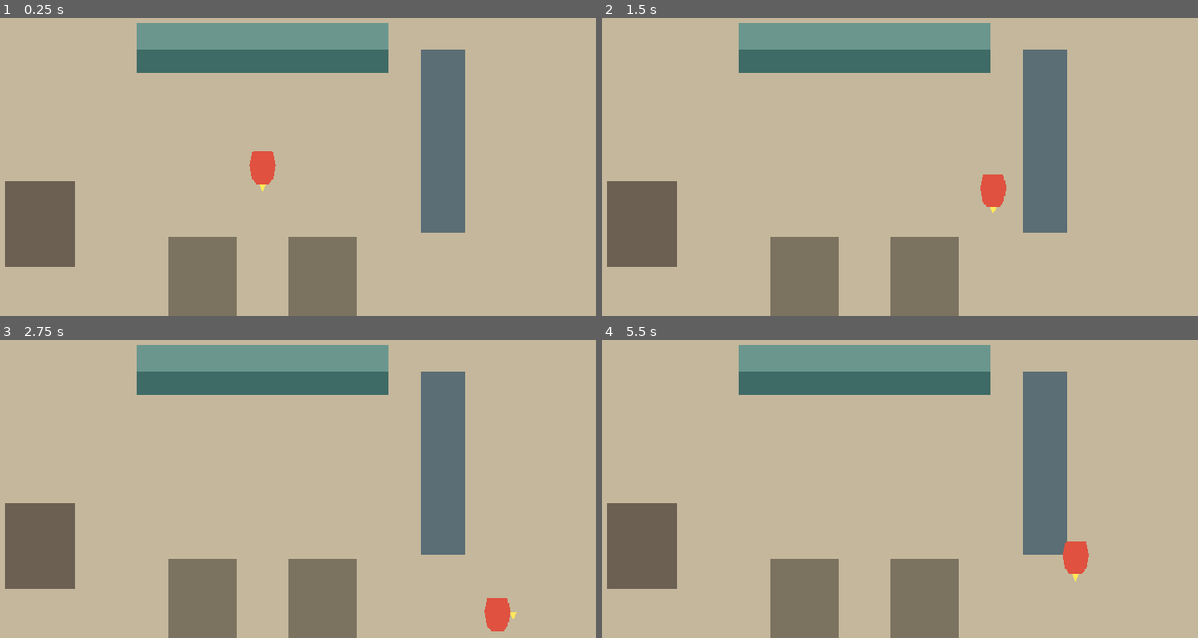
Above: before the commit, frames 1-4 (two rows, left to right).
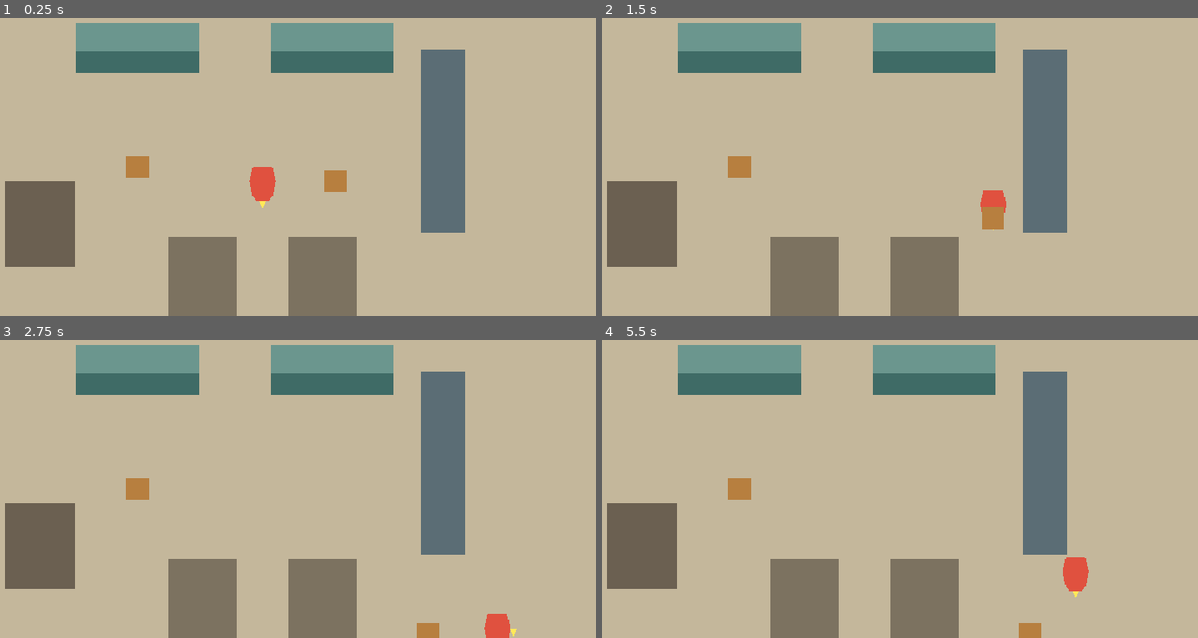
Above: after the commit, the same moments.

Repository: lcy2333orz-crypto/midemalatang3d
Game: Godot game, scene res://scenes/main.tscn
Same seed, same stepped clock (60 frames per second), same inputs: the game is played once before the commit and once after it.
Inputs:
- Up to frame 1 (0.25 s): no input
- Up to frame 2 (1.5 s): tap Enter at 0.5 s; hold D (gameplay_move_right) 0.53-1.28 s; tap H (gameplay_interact, bound only after the commit) at 0.6, 1.35 s; hold S (gameplay_move_down) from 1.28 s (still down)
- Up to frame 3 (2.75 s): release S (gameplay_move_down) at 2.03 s; hold D (gameplay_move_right) from 2.03 s (still down); tap H (gameplay_interact, bound only after the commit) at 2.1 s
- Up to frame 4 (5.5 s): release D (gameplay_move_right) at 2.78 s; hold W (gameplay_move_up) 2.78-3.53 s; tap H (gameplay_interact, bound only after the commit) every 0.75 s from 2.85 to 5.1 s; hold A (gameplay_move_left) 3.53-5.03 s; tap Space at 4.25 s; tap Enter at 5 s; hold S (gameplay_move_down) from 5.03 s (still down)

The runs differ from the first frame. In frame 1, 5.1% of the frame differs, in the area x 12-67%, y 1-64%; in frame 2, 4.9%; in frame 3, 4.9%; in frame 4, 5.0%.

Commit message:
2dd

Diff:
--- a/project.godot
+++ b/project.godot
@@ -54,3 +54,15 @@
 , Object(InputEventJoypadButton,"resource_local_to_scene":false,"resource_name":"","device":-1,"button_index":12,"pressure":0.0,"pressed":false,"script":null)
 ]
 }
+gameplay_interact={
+"deadzone": 0.5,
+"events": [Object(InputEventKey,"resource_local_to_scene":false,"resource_name":"","device":-1,"window_id":0,"alt_pressed":false,"shift_pressed":false,"ctrl_pressed":false,"meta_pressed":false,"pressed":false,"keycode":0,"physical_keycode":72,"key_label":0,"unicode":104,"location":0,"echo":false,"script":null)
+, Object(InputEventJoypadButton,"resource_local_to_scene":false,"resource_name":"","device":-1,"button_index":0,"pressure":0.0,"pressed":false,"script":null)
+]
+}
+
+[layer_names]
+
+2d_physics/layer_1="World"
+2d_physics/layer_2="Player"
+2d_physics/layer_3="Interactable"
--- a/scenes/movement_test.tscn
+++ b/scenes/movement_test.tscn
@@ -1,15 +1,14 @@
-[gd_scene load_steps=8 format=3]
+[gd_scene load_steps=9 format=3]
 
 [ext_resource type="PackedScene" path="res://scenes/player.tscn" id="1_player"]
+[ext_resource type="PackedScene" path="res://scenes/test_carryable.tscn" id="2_carryable"]
+[ext_resource type="PackedScene" path="res://scenes/test_counter.tscn" id="3_counter"]
 
 [sub_resource type="RectangleShape2D" id="RectangleShape2D_wall_horizontal"]
 size = Vector2(1280, 32)
 
 [sub_resource type="RectangleShape2D" id="RectangleShape2D_wall_vertical"]
 size = Vector2(32, 656)
-
-[sub_resource type="RectangleShape2D" id="RectangleShape2D_counter"]
-size = Vector2(360, 18)
 
 [sub_resource type="RectangleShape2D" id="RectangleShape2D_vertical_obstacle"]
 size = Vector2(64, 240)
@@ -76,12 +75,6 @@
 [node name="CollisionShape2D" type="CollisionShape2D" parent="WorldCollision/PassageRight"]
 shape = SubResource("RectangleShape2D_passage_obstacle")
 
-[node name="CounterPlaceholder" type="StaticBody2D" parent="WorldCollision"]
-position = Vector2(0, -89)
-
-[node name="CollisionShape2D" type="CollisionShape2D" parent="WorldCollision/CounterPlaceholder"]
-shape = SubResource("RectangleShape2D_counter")
-
 [node name="BoundaryVisuals" type="Node2D" parent="."]
 
 [node name="TopWallVisual" type="Polygon2D" parent="BoundaryVisuals"]
@@ -103,16 +96,17 @@
 [node name="YSortWorld" type="Node2D" parent="."]
 y_sort_enabled = true
 
-[node name="CounterPlaceholder" type="Node2D" parent="YSortWorld"]
-position = Vector2(0, -80)
+[node name="TestCounterA" parent="YSortWorld" instance=ExtResource("3_counter")]
+position = Vector2(-180, -80)
 
-[node name="CounterTop" type="Polygon2D" parent="YSortWorld/CounterPlaceholder"]
-polygon = PackedVector2Array(-180, -72, 180, -72, 180, -34, -180, -34)
-color = Color(0.42, 0.59, 0.56, 1)
+[node name="TestCounterB" parent="YSortWorld" instance=ExtResource("3_counter")]
+position = Vector2(100, -80)
 
-[node name="CounterFront" type="Polygon2D" parent="YSortWorld/CounterPlaceholder"]
-polygon = PackedVector2Array(-180, -34, 180, -34, 180, 0, -180, 0)
-color = Color(0.25, 0.42, 0.4, 1)
+[node name="TestCarryableA" parent="YSortWorld" instance=ExtResource("2_carryable")]
+position = Vector2(-180, 72)
+
+[node name="TestCarryableB" parent="YSortWorld" instance=ExtResource("2_carryable")]
+position = Vector2(105, 92)
 
 [node name="VerticalObstacle" type="Node2D" parent="YSortWorld"]
 position = Vector2(260, 150)
@@ -143,7 +137,7 @@
 color = Color(0.49, 0.45, 0.38, 1)
 
 [node name="Player" parent="YSortWorld" instance=ExtResource("1_player")]
-position = Vector2(0, 80)
+position = Vector2(0, 104)
 
 [node name="Camera2D" type="Camera2D" parent="."]
 rotation = 0.0
--- a/scenes/player.tscn
+++ b/scenes/player.tscn
@@ -1,13 +1,20 @@
-[gd_scene load_steps=4 format=3]
+[gd_scene load_steps=7 format=3]
 
 [ext_resource type="Script" path="res://scripts/player_controller.gd" id="1_controller"]
 [ext_resource type="Script" path="res://scripts/local_player_input.gd" id="2_input"]
+[ext_resource type="Script" path="res://scripts/player_carry.gd" id="3_carry"]
+[ext_resource type="Script" path="res://scripts/player_interactor.gd" id="4_interactor"]
 
 [sub_resource type="CapsuleShape2D" id="CapsuleShape2D_player"]
 radius = 12.0
 height = 34.0
 
+[sub_resource type="CircleShape2D" id="CircleShape2D_interaction"]
+radius = 76.0
+
 [node name="Player" type="CharacterBody2D"]
+collision_layer = 2
+collision_mask = 1
 script = ExtResource("1_controller")
 
 [node name="CollisionShape2D" type="CollisionShape2D" parent="."]
@@ -25,6 +32,24 @@
 polygon = PackedVector2Array(-5, -5, 5, -5, 0, 5)
 color = Color(1, 0.91, 0.35, 1)
 
+[node name="HoldAnchor" type="Marker2D" parent="."]
+position = Vector2(0, 8)
+z_index = 1
+
+[node name="InteractionArea" type="Area2D" parent="."]
+collision_layer = 0
+collision_mask = 4
+
+[node name="CollisionShape2D" type="CollisionShape2D" parent="InteractionArea"]
+position = Vector2(0, -20)
+shape = SubResource("CircleShape2D_interaction")
+
+[node name="PlayerCarry" type="Node" parent="."]
+script = ExtResource("3_carry")
+
+[node name="PlayerInteractor" type="Node" parent="."]
+script = ExtResource("4_interactor")
+
 [node name="LocalPlayerInput" type="Node" parent="."]
 process_physics_priority = -100
 script = ExtResource("2_input")
--- /dev/null
+++ b/scenes/test_carryable.tscn
@@ -0,0 +1,26 @@
+[gd_scene load_steps=3 format=3]
+
+[ext_resource type="Script" path="res://scripts/carryable.gd" id="1_carryable"]
+
+[sub_resource type="RectangleShape2D" id="RectangleShape2D_carryable"]
+size = Vector2(32, 32)
+
+[node name="TestCarryable" type="Area2D"]
+collision_layer = 4
+collision_mask = 0
+monitoring = false
+script = ExtResource("1_carryable")
+
+[node name="Visual" type="Polygon2D" parent="."]
+polygon = PackedVector2Array(-16, -32, 16, -32, 16, 0, -16, 0)
+color = Color(0.72, 0.5, 0.25, 1)
+
+[node name="Highlight" type="Polygon2D" parent="."]
+visible = false
+z_index = -1
+polygon = PackedVector2Array(-20, -36, 20, -36, 20, 4, -20, 4)
+color = Color(1, 0.9, 0.25, 0.7)
+
+[node name="CollisionShape2D" type="CollisionShape2D" parent="."]
+position = Vector2(0, -16)
+shape = SubResource("RectangleShape2D_carryable")
--- /dev/null
+++ b/scenes/test_counter.tscn
@@ -0,0 +1,45 @@
+[gd_scene load_steps=4 format=3]
+
+[ext_resource type="Script" path="res://scripts/placement_surface.gd" id="1_surface"]
+
+[sub_resource type="RectangleShape2D" id="RectangleShape2D_interaction"]
+size = Vector2(216, 112)
+
+[sub_resource type="RectangleShape2D" id="RectangleShape2D_static"]
+size = Vector2(176, 40)
+
+[node name="TestCounter" type="Area2D"]
+collision_layer = 4
+collision_mask = 0
+monitoring = false
+script = ExtResource("1_surface")
+
+[node name="CounterTop" type="Polygon2D" parent="."]
+polygon = PackedVector2Array(-88, -72, 88, -72, 88, -32, -88, -32)
+color = Color(0.42, 0.59, 0.56, 1)
+
+[node name="CounterFront" type="Polygon2D" parent="."]
+polygon = PackedVector2Array(-88, -32, 88, -32, 88, 0, -88, 0)
+color = Color(0.25, 0.42, 0.4, 1)
+
+[node name="Highlight" type="Polygon2D" parent="."]
+visible = false
+z_index = -1
+polygon = PackedVector2Array(-93, -77, 93, -77, 93, 5, -93, 5)
+color = Color(0.95, 0.9, 0.3, 0.62)
+
+[node name="ItemAnchor" type="Marker2D" parent="."]
+position = Vector2(0, -40)
+z_index = 1
+
+[node name="InteractionShape" type="CollisionShape2D" parent="."]
+position = Vector2(0, -36)
+shape = SubResource("RectangleShape2D_interaction")
+
+[node name="StaticBody2D" type="StaticBody2D" parent="."]
+collision_layer = 1
+collision_mask = 1
+
+[node name="CollisionShape2D" type="CollisionShape2D" parent="StaticBody2D"]
+position = Vector2(0, -20)
+shape = SubResource("RectangleShape2D_static")
--- /dev/null
+++ b/scripts/carryable.gd
@@ -0,0 +1,76 @@
+class_name Carryable
+extends Area2D
+
+const INTERACTABLE_LAYER := 1 << 2
+
+@onready var _highlight: CanvasItem = $Highlight
+
+var current_holder: PlayerCarry = null
+var current_surface: PlacementSurface = null
+
+
+func can_interact(player_carry: PlayerCarry) -> bool:
+	return (
+		player_carry != null
+		and not player_carry.has_item()
+		and current_holder == null
+		and current_surface == null
+	)
+
+
+func interact(player_carry: PlayerCarry) -> bool:
+	if not can_interact(player_carry):
+		return false
+	return player_carry.pickup(self)
+
+
+func set_highlighted(is_highlighted: bool) -> void:
+	_highlight.visible = is_highlighted
+
+
+func _set_held_state(holder: PlayerCarry, hold_anchor: Marker2D) -> bool:
+	if holder == null or hold_anchor == null or current_holder != null:
+		return false
+
+	if current_surface != null and not current_surface.release_item(self):
+		return false
+
+	current_holder = holder
+	current_surface = null
+	_set_interaction_enabled(false)
+	reparent(hold_anchor, false)
+	position = Vector2.ZERO
+	return true
+
+
+func _set_placed_state(surface: PlacementSurface, item_anchor: Marker2D) -> bool:
+	if surface == null or item_anchor == null or current_holder == null or current_surface != null:
+		return false
+
+	current_holder = null
+	current_surface = surface
+	_set_interaction_enabled(false)
+	reparent(item_anchor, false)
+	position = Vector2.ZERO
+	return true
+
+
+func _set_ground_state(world_parent: Node, world_position: Vector2) -> bool:
+	if world_parent == null or current_holder == null:
+		return false
+
+	current_holder = null
+	current_surface = null
+	reparent(world_parent, false)
+	global_position = world_position
+	_set_interaction_enabled(true)
+	return true
+
+
+func _set_interaction_enabled(is_enabled: bool) -> void:
+	collision_layer = INTERACTABLE_LAYER if is_enabled else 0
+	collision_mask = 0
+	monitoring = false
+	monitorable = is_enabled
+	if not is_enabled:
+		set_highlighted(false)
--- a/scripts/local_player_input.gd
+++ b/scripts/local_player_input.gd
@@ -1,6 +1,7 @@
 extends Node
 
 @onready var _player: CharacterBody2D = get_parent() as CharacterBody2D
+@onready var _player_interactor: PlayerInteractor = get_parent().get_node("PlayerInteractor") as PlayerInteractor
 
 
 func _ready() -> void:
@@ -15,3 +16,6 @@
 		&"gameplay_move_down"
 	)
 	_player.call(&"set_move_intent", direction)
+
+	if Input.is_action_just_pressed(&"gameplay_interact"):
+		_player_interactor.request_interact()
--- /dev/null
+++ b/scripts/placement_surface.gd
@@ -0,0 +1,55 @@
+class_name PlacementSurface
+extends Area2D
+
+@onready var _highlight: CanvasItem = $Highlight
+@onready var _item_anchor: Marker2D = $ItemAnchor
+
+var occupied_item: Carryable = null
+
+
+func can_interact(player_carry: PlayerCarry) -> bool:
+	if player_carry == null:
+		return false
+
+	_validate_occupied_item()
+	if player_carry.has_item():
+		return occupied_item == null and player_carry.get_held_item() is Carryable
+	return occupied_item != null
+
+
+func interact(player_carry: PlayerCarry) -> bool:
+	if not can_interact(player_carry):
+		return false
+
+	if player_carry.has_item():
+		return player_carry.place_on(self)
+	return player_carry.pickup(occupied_item)
+
+
+func place_item(item: Carryable) -> bool:
+	_validate_occupied_item()
+	if occupied_item != null or item == null:
+		return false
+	if not item._set_placed_state(self, _item_anchor):
+		return false
+
+	occupied_item = item
+	return true
+
+
+func release_item(item: Carryable) -> bool:
+	_validate_occupied_item()
+	if item == null or occupied_item != item:
+		return false
+
+	occupied_item = null
+	return true
+
+
+func set_highlighted(is_highlighted: bool) -> void:
+	_highlight.visible = is_highlighted
+
+
+func _validate_occupied_item() -> void:
+	if occupied_item != null and not is_instance_valid(occupied_item):
+		occupied_item = null
--- /dev/null
+++ b/scripts/player_carry.gd
@@ -0,0 +1,115 @@
+class_name PlayerCarry
+extends Node
+
+const WORLD_COLLISION_MASK := 1 << 0
+
+@export_range(1.0, 200.0, 1.0) var drop_distance: float = 48.0
+@export var drop_query_size := Vector2(32.0, 32.0)
+@export var drop_query_offset := Vector2(0.0, -16.0)
+@export_range(0.0, 100.0, 1.0) var minimum_drop_distance: float = 28.0
+
+@onready var _player: CharacterBody2D = get_parent() as CharacterBody2D
+@onready var _hold_anchor: Marker2D = get_parent().get_node("HoldAnchor") as Marker2D
+
+var _held_item: Carryable = null
+
+
+func _ready() -> void:
+	_update_hold_anchor()
+
+
+func _physics_process(_delta: float) -> void:
+	_update_hold_anchor()
+
+
+func has_item() -> bool:
+	_validate_held_item()
+	return _held_item != null
+
+
+func get_held_item() -> Carryable:
+	_validate_held_item()
+	return _held_item
+
+
+func pickup(item: Carryable) -> bool:
+	_validate_held_item()
+	if _held_item != null or item == null:
+		return false
+	if not item._set_held_state(self, _hold_anchor):
+		return false
+
+	_held_item = item
+	return true
+
+
+func place_on(surface: PlacementSurface) -> bool:
+	_validate_held_item()
+	if _held_item == null or surface == null:
+		return false
+
+	var item := _held_item
+	if not surface.place_item(item):
+		return false
+
+	_held_item = null
+	return true
+
+
+func drop_to_world(world_position: Vector2) -> bool:
+	_validate_held_item()
+	if _held_item == null or not _is_drop_position_legal(world_position):
+		return false
+
+	var world_parent := _player.get_parent()
+	if world_parent == null:
+		return false
+
+	var item := _held_item
+	if not item._set_ground_state(world_parent, world_position):
+		return false
+
+	_held_item = null
+	return true
+
+
+func _is_drop_position_legal(world_position: Vector2) -> bool:
+	if not _player.is_inside_tree():
+		return false
+	if world_position.distance_to(_player.global_position) < minimum_drop_distance:
+		return false
+
+	var query_shape := RectangleShape2D.new()
+	query_shape.size = drop_query_size
+
+	var query := PhysicsShapeQueryParameters2D.new()
+	query.shape = query_shape
+	query.transform = Transform2D(0.0, world_position + drop_query_offset)
+	query.collision_mask = WORLD_COLLISION_MASK
+	query.collide_with_bodies = true
+	query.collide_with_areas = false
+	query.exclude = [_player.get_rid()]
+
+	var hits := _player.get_world_2d().direct_space_state.intersect_shape(query, 16)
+	return hits.is_empty()
+
+
+func _update_hold_anchor() -> void:
+	match _player.facing:
+		Vector2.UP:
+			_hold_anchor.position = Vector2(0.0, -38.0)
+			_hold_anchor.z_index = -1
+		Vector2.DOWN:
+			_hold_anchor.position = Vector2(0.0, 8.0)
+			_hold_anchor.z_index = 1
+		Vector2.LEFT:
+			_hold_anchor.position = Vector2(-24.0, -12.0)
+			_hold_anchor.z_index = 1
+		Vector2.RIGHT:
+			_hold_anchor.position = Vector2(24.0, -12.0)
+			_hold_anchor.z_index = 1
+
+
+func _validate_held_item() -> void:
+	if _held_item != null and not is_instance_valid(_held_item):
+		_held_item = null
--- /dev/null
+++ b/scripts/player_interactor.gd
@@ -0,0 +1,131 @@
+class_name PlayerInteractor
+extends Node
+
+@export_range(-1.0, 1.0, 0.05) var facing_dot_threshold: float = -0.25
+@export_range(0.0, 200.0, 1.0) var facing_score_weight: float = 36.0
+
+@onready var _player: CharacterBody2D = get_parent() as CharacterBody2D
+@onready var _player_carry: PlayerCarry = get_parent().get_node("PlayerCarry") as PlayerCarry
+@onready var _interaction_area: Area2D = get_parent().get_node("InteractionArea") as Area2D
+
+var _candidates: Dictionary = {}
+var _current_target: Area2D = null
+
+
+func _ready() -> void:
+	_interaction_area.area_entered.connect(_on_interaction_area_entered)
+	_interaction_area.area_exited.connect(_on_interaction_area_exited)
+
+
+func _physics_process(_delta: float) -> void:
+	_prune_candidates()
+	_update_current_target()
+
+
+func request_interact() -> void:
+	_prune_candidates()
+	_update_current_target()
+
+	if _current_target != null:
+		_current_target.call(&"interact", _player_carry)
+	elif _player_carry.has_item() and not _has_blocking_candidate_in_front():
+		var player_facing: Vector2 = _player.facing
+		var drop_position: Vector2 = _player.global_position + player_facing * _player_carry.drop_distance
+		_player_carry.drop_to_world(drop_position)
+
+	call_deferred(&"_refresh_after_interaction")
+
+
+func _on_interaction_area_entered(area: Area2D) -> void:
+	if _is_generic_interaction_target(area):
+		_candidates[area.get_instance_id()] = area
+
+
+func _on_interaction_area_exited(area: Area2D) -> void:
+	_candidates.erase(area.get_instance_id())
+	if area == _current_target:
+		_set_current_target(null)
+
+
+func _update_current_target() -> void:
+	var best_target: Area2D = null
+	var best_score: float = INF
+	var best_distance: float = INF
+	var best_facing_dot: float = -INF
+	var best_instance_id: int = 0
+	var player_facing: Vector2 = _player.facing
+
+	for candidate_value: Variant in _candidates.values():
+		var candidate := candidate_value as Area2D
+		if candidate == null or not bool(candidate.call(&"can_interact", _player_carry)):
+			continue
+
+		var offset: Vector2 = candidate.global_position - _player.global_position
+		var distance: float = offset.length()
+		var facing_dot: float = 1.0 if distance <= 0.001 else player_facing.dot(offset / distance)
+		if facing_dot < facing_dot_threshold:
+			continue
+
+		var score: float = distance + (1.0 - facing_dot) * facing_score_weight
+		var instance_id: int = candidate.get_instance_id()
+		var is_better: bool = score < best_score - 0.001
+		if is_equal_approx(score, best_score):
+			is_better = distance < best_distance - 0.001
+			if is_equal_approx(distance, best_distance):
+				is_better = facing_dot > best_facing_dot + 0.001
+				if is_equal_approx(facing_dot, best_facing_dot):
+					is_better = best_target == null or instance_id < best_instance_id
+
+		if is_better:
+			best_target = candidate
+			best_score = score
+			best_distance = distance
+			best_facing_dot = facing_dot
+			best_instance_id = instance_id
+
+	_set_current_target(best_target)
+
+
+func _has_blocking_candidate_in_front() -> bool:
+	var player_facing: Vector2 = _player.facing
+	for candidate_value: Variant in _candidates.values():
+		var candidate := candidate_value as Area2D
+		if candidate == null:
+			continue
+		var offset: Vector2 = candidate.global_position - _player.global_position
+		var distance: float = offset.length()
+		var facing_dot: float = 1.0 if distance <= 0.001 else player_facing.dot(offset / distance)
+		if facing_dot >= facing_dot_threshold:
+			return true
+	return false
+
+
+func _set_current_target(target: Area2D) -> void:
+	if target == _current_target:
+		return
+	if _current_target != null and is_instance_valid(_current_target):
+		_current_target.call(&"set_highlighted", false)
+	_current_target = target
+	if _current_target != null:
+		_current_target.call(&"set_highlighted", true)
+
+
+func _prune_candidates() -> void:
+	for instance_id: Variant in _candidates.keys():
+		var candidate := _candidates[instance_id] as Area2D
+		if candidate == null or not is_instance_valid(candidate):
+			_candidates.erase(instance_id)
+
+
+func _is_generic_interaction_target(area: Area2D) -> bool:
+	return (
+		area != null
+		and area.has_method(&"can_interact")
+		and area.has_method(&"interact")
+		and area.has_method(&"set_highlighted")
+	)
+
+
+func _refresh_after_interaction() -> void:
+	_prune_candidates()
+	_update_current_target()
--- a/tests/basic_smoke_test.gd
+++ b/tests/basic_smoke_test.gd
@@ -4,6 +4,8 @@
 	"res://scenes/main.tscn",
 	"res://scenes/movement_test.tscn",
 	"res://scenes/player.tscn",
+	"res://scenes/test_carryable.tscn",
+	"res://scenes/test_counter.tscn",
 ]
 const MOVEMENT_ACTIONS := [
 	&"gameplay_move_up",
@@ -24,8 +26,11 @@
 		_check_scene_loads(scene_path)
 
 	_check_player_root()
+	_check_player_interaction_nodes()
 	_check_camera()
 	_check_input_actions()
+	_check_interaction_contracts()
+	_check_carry_state_transitions()
 	_check_localization()
 
 	if _failures.is_empty():
@@ -60,6 +65,22 @@
 	player.free()
 
 
+func _check_player_interaction_nodes() -> void:
+	var packed_scene := load("res://scenes/player.tscn") as PackedScene
+	if packed_scene == null:
+		return
+	var player := packed_scene.instantiate()
+	if not player.get_node_or_null("HoldAnchor") is Marker2D:
+		_failures.append("Player must contain HoldAnchor Marker2D")
+	if not player.get_node_or_null("InteractionArea") is Area2D:
+		_failures.append("Player must contain InteractionArea Area2D")
+	if not player.get_node_or_null("PlayerCarry") is PlayerCarry:
+		_failures.append("Player must contain PlayerCarry")
+	if not player.get_node_or_null("PlayerInteractor") is PlayerInteractor:
+		_failures.append("Player must contain PlayerInteractor")
+	player.free()
+
+
 func _check_camera() -> void:
 	var packed_scene := load("res://scenes/movement_test.tscn") as PackedScene
 	if packed_scene == null:
@@ -77,6 +98,78 @@
 	for action in MOVEMENT_ACTIONS:
 		if not InputMap.has_action(action):
 			_failures.append("Missing InputMap action: %s" % action)
+	if not InputMap.has_action(&"gameplay_interact"):
+		_failures.append("Missing InputMap action: gameplay_interact")
+
+
+func _check_interaction_contracts() -> void:
+	var carryable_scene := load("res://scenes/test_carryable.tscn") as PackedScene
+	var counter_scene := load("res://scenes/test_counter.tscn") as PackedScene
+	if carryable_scene == null or counter_scene == null:
+		return
+
+	var carryable := carryable_scene.instantiate()
+	var surface := counter_scene.instantiate()
+	for method_name in [&"can_interact", &"interact"]:
+		if not carryable.has_method(method_name):
+			_failures.append("Carryable missing interaction method: %s" % method_name)
+		if not surface.has_method(method_name):
+			_failures.append("PlacementSurface missing interaction method: %s" % method_name)
+	carryable.free()
+	surface.free()
+
+
+func _check_carry_state_transitions() -> void:
+	var player_scene := load("res://scenes/player.tscn") as PackedScene
+	var carryable_scene := load("res://scenes/test_carryable.tscn") as PackedScene
+	var counter_scene := load("res://scenes/test_counter.tscn") as PackedScene
+	if player_scene == null or carryable_scene == null or counter_scene == null:
+		return
+
+	var test_world := Node2D.new()
+	get_root().add_child(test_world)
+	var player := player_scene.instantiate()
+	var second_player := player_scene.instantiate()
+	second_player.name = "SecondPlayer"
+	var item_a := carryable_scene.instantiate() as Carryable
+	var item_b := carryable_scene.instantiate() as Carryable
+	var surface := counter_scene.instantiate() as PlacementSurface
+	test_world.add_child(player)
+	test_world.add_child(second_player)
+	test_world.add_child(item_a)
+	test_world.add_child(item_b)
+	test_world.add_child(surface)
+
+	var player_carry := player.get_node("PlayerCarry") as PlayerCarry
+	var second_player_carry := second_player.get_node("PlayerCarry") as PlayerCarry
+	if not player_carry.pickup(item_a):
+		_failures.append("Pickup must succeed for an empty PlayerCarry")
+	if player_carry.get_held_item() != item_a:
+		_failures.append("Pickup must set held_item to item A")
+
+	if player_carry.pickup(item_b):
+		_failures.append("Double pickup must fail")
+	if player_carry.get_held_item() != item_a:
+		_failures.append("Failed double pickup must keep item A held")
+
+	if not player_carry.place_on(surface):
+		_failures.append("Place must succeed on an empty surface")
+	if player_carry.has_item() or surface.occupied_item != item_a:
+		_failures.append("Place must transfer item A to the surface")
+
+	if not player_carry.pickup(item_b):
+		_failures.append("Pickup of item B must succeed after placing item A")
+	if player_carry.place_on(surface):
+		_failures.append("Place must fail on an occupied surface")
+	if surface.occupied_item != item_a or player_carry.get_held_item() != item_b:
+		_failures.append("Occupied place failure must preserve both items")
+
+	if not surface.interact(second_player_carry):
+		_failures.append("Take must succeed for an empty PlayerCarry")
+	if second_player_carry.get_held_item() != item_a or surface.occupied_item != null:
+		_failures.append("Take must transfer item A from the surface")
+
+	test_world.free()
 
 
 func _check_localization() -> void:
Not shown, added: scripts/carryable.gd.uid
Not shown, added: scripts/placement_surface.gd.uid
Not shown, added: scripts/player_carry.gd.uid
Not shown, added: scripts/player_interactor.gd.uid
